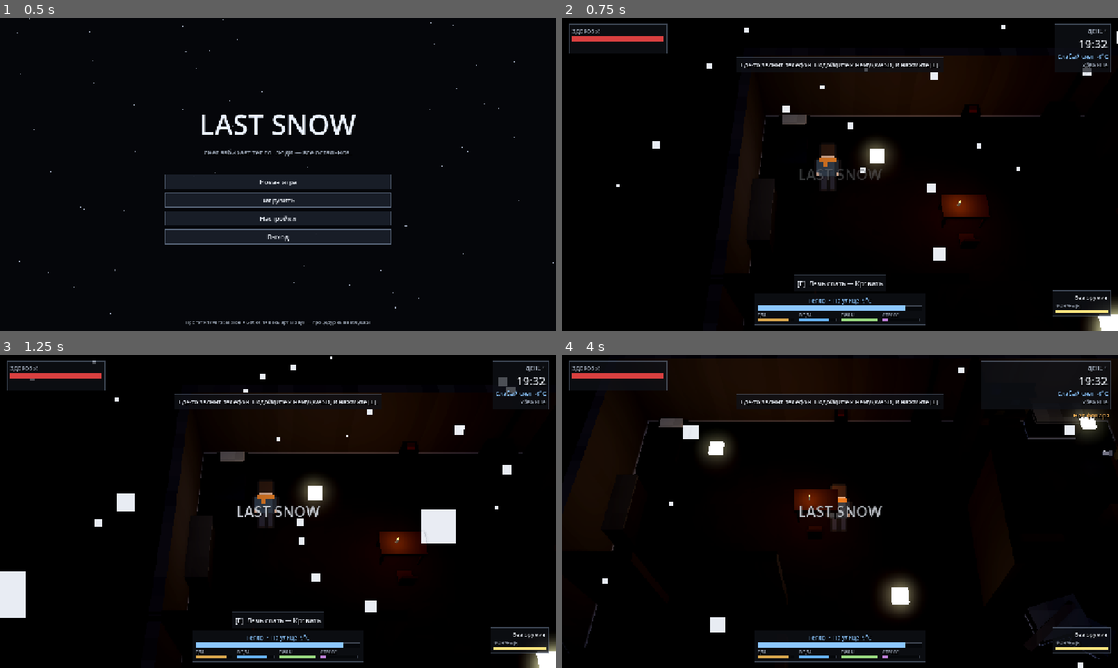
Above: before the commit, frames 1-4 (two rows, left to right).
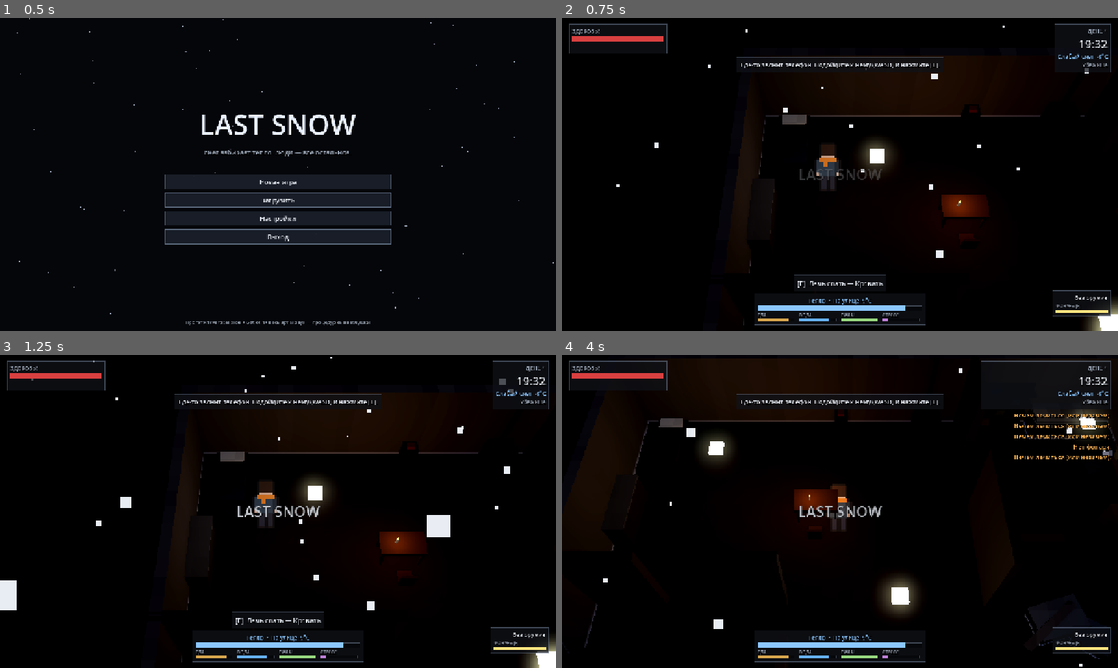
Above: after the commit, the same moments.

Repository: flaithvlogsss-dev/bummagaa
Game: Godot game, scene res://scenes/main/Main.tscn
Same seed, same stepped clock (60 frames per second), same inputs: the game is played once before the commit and once after it.
Inputs (mouse positions are in pixels of both pictures, inside the frame that each line leads up to):
- Up to frame 1 (0.5 s): no input
- Up to frame 2 (0.75 s): click "Новая игра" at 0.5 s
- Up to frame 3 (1.25 s): no input
- Up to frame 4 (4 s): tap Enter at 1.25 s; move the mouse to (962, 495) at 1.27 s; hold D (move_right) 1.28-2.03 s; tap H (heal_quick) at 1.35, 2.3, 3.05, 3.8 s; click (962, 495) at 1.42 s; tap Space at 1.52, 2.27, 3.77 s; move the mouse to (728, 527) at 2.02 s; hold S (move_back) 2.03-2.78 s; right-click (728, 527) at 2.1 s; click (728, 527) at 2.17 s; move the mouse to (895, 442) at 2.77 s; hold D (move_right) 2.78-3.53 s; click (895, 442) at 2.85 s; move the mouse to (812, 574) at 3.52 s; hold W (move_forward) from 3.53 s (still down); tap F (flashlight) at 3.6 s; click (812, 574) at 3.67 s

Frame 1 is identical in both runs. In frame 2, 0.3% of the frame differs, in the area x 16-100%, y 2-78%; in frame 3, 1.2%, in the area x 0-93%, y 0-84%; in frame 4, 0.8%.

Commit message:
README, docs screenshots, quick heal, deterministic mouse aiming, final QA
Co-Authored-By: Claude Opus 5.5 <noreply@anthropic.com>
Claude-Session: https://claude.ai/code/session_016ccU6u55kLybA4WCwzpcuJ

Diff:
--- a/scripts/core/main.gd
+++ b/scripts/core/main.gd
@@ -98,7 +98,10 @@
 	var cam := instance.world_viewport.get_camera_3d()
 	if cam == null:
 		return null
-	var mouse := instance.world_viewport.get_mouse_position()
+	# Map the window mouse position into the low-resolution SubViewport explicitly.
+	var view := instance.world_view
+	var local := view.get_global_transform_with_canvas().affine_inverse() * view.get_viewport().get_mouse_position()
+	var mouse := local / float(maxi(view.stretch_shrink, 1))
 	var origin := cam.project_ray_origin(mouse)
 	var normal := cam.project_ray_normal(mouse)
 	var plane := Plane(Vector3.UP, height)
--- a/scripts/player/player.gd
+++ b/scripts/player/player.gd
@@ -128,6 +128,24 @@
 			sensor.interact(self)
 		if Input.is_action_just_pressed("flashlight"):
 			flashlight.toggle()
+		if Input.is_action_just_pressed("heal_quick"):
+			quick_heal()
+
+
+## [H]: bandage when bleeding or hurt, otherwise medicine when ill.
+func quick_heal() -> void:
+	var s := GameState.stats
+	var id := ""
+	if (s.bleeding > 0.0 or s.health < 70.0) and GameState.inventory.has_item("bandage"):
+		id = "bandage"
+	elif s.illness and GameState.inventory.has_item("medicine"):
+		id = "medicine"
+	if id.is_empty():
+		GameState.notify("Нечем лечиться (или незачем).", "warning")
+		return
+	GameState.inventory.consume(id)
+	AudioManager.play_sfx("rustle")
+	GameState.notify("Использовано: %s" % Data.get_item_name(id), "item")
 
 
 func _footstep_sounds(delta: float, moving: bool, outdoors: bool) -> void:
--- a/scripts/ui/panels/dialogue_panel.gd
+++ b/scripts/ui/panels/dialogue_panel.gd
@@ -35,10 +35,11 @@
 	var row := UIKit.hbox(14)
 	p.add_child(row)
 	_portrait = TextureRect.new()
-	_portrait.custom_minimum_size = Vector2(72, 84)
+	_portrait.custom_minimum_size = Vector2(96, 64)
+	_portrait.size_flags_vertical = Control.SIZE_SHRINK_BEGIN
 	_portrait.texture_filter = CanvasItem.TEXTURE_FILTER_NEAREST
 	_portrait.expand_mode = TextureRect.EXPAND_IGNORE_SIZE
-	_portrait.stretch_mode = TextureRect.STRETCH_KEEP_ASPECT_CENTERED
+	_portrait.stretch_mode = TextureRect.STRETCH_SCALE
 	row.add_child(_portrait)
 	var col := UIKit.vbox(6)
 	col.size_flags_horizontal = Control.SIZE_EXPAND_FILL
--- a/scripts/weather/weather_visuals.gd
+++ b/scripts/weather/weather_visuals.gd
@@ -38,7 +38,7 @@
 	_material.turbulence_noise_scale = 4.0
 	_particles.process_material = _material
 	var q := QuadMesh.new()
-	q.size = Vector2(0.07, 0.07)
+	q.size = Vector2(0.045, 0.045)
 	var m := StandardMaterial3D.new()
 	m.shading_mode = BaseMaterial3D.SHADING_MODE_UNSHADED
 	m.billboard_mode = BaseMaterial3D.BILLBOARD_ENABLED
--- a/tests/unit/test_endings_stealth.gd
+++ b/tests/unit/test_endings_stealth.gd
@@ -124,3 +124,8 @@
 	assert_true(GameState.has_flag("stalker_killed"), "can be killed (not required)")
 	world.queue_free()
 	await tree.process_frame
+
+
+func test_mouse_projection_hits_ground_plane() -> void:
+	# Without a running Main this must fail gracefully (null), never crash.
+	assert_eq(Main.get_mouse_world_point(0.0), null)
--- a/tools/screenshot.gd
+++ b/tools/screenshot.gd
@@ -46,6 +46,11 @@
 		GameState.request_world("stalker_apparition", {})
 	for i in int(_env("SHOT_FRAMES", "90")):
 		await get_tree().process_frame
+	if _env("SHOT_CLOSE_DLG", "0") == "1":
+		while DialogueManager.is_active():
+			DialogueManager._end()
+		for i in 20:
+			await get_tree().process_frame
 	var dlg := _env("SHOT_DIALOGUE", "")
 	if not dlg.is_empty():
 		var parts := dlg.split(":")
Not shown, added: docs/.gdignore
Binary file added: docs/screenshots/blizzard.png
Binary file added: docs/screenshots/shelter_dialogue.png
Binary file added: docs/screenshots/square_night.png
Binary file added: docs/screenshots/street_day.png
Binary file added: docs/screenshots/ui_craft.png
Binary file added: docs/screenshots/ui_debug.png
Binary file added: docs/screenshots/ui_ending.png
Binary file added: docs/screenshots/ui_inv.png
Binary file added: docs/screenshots/ui_journal.png
Binary file added: docs/screenshots/ui_map.png
Binary file added: docs/screenshots/ui_radio.png
(and 2 more such lines)
